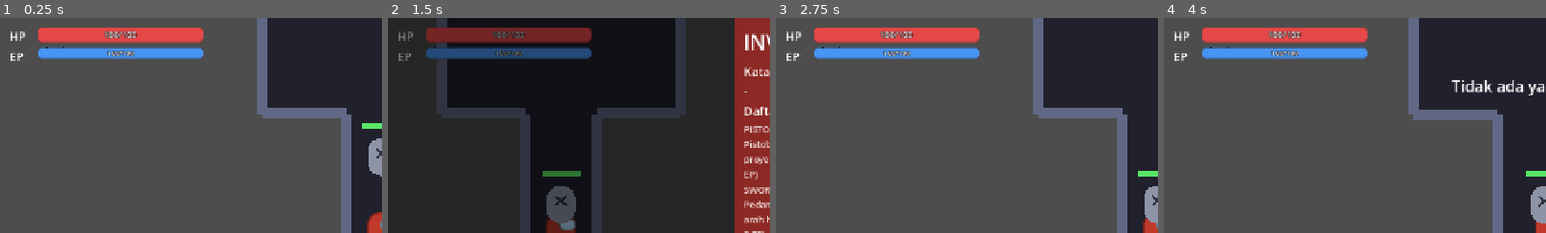
Above: before the commit, frames 1-4 (left to right).
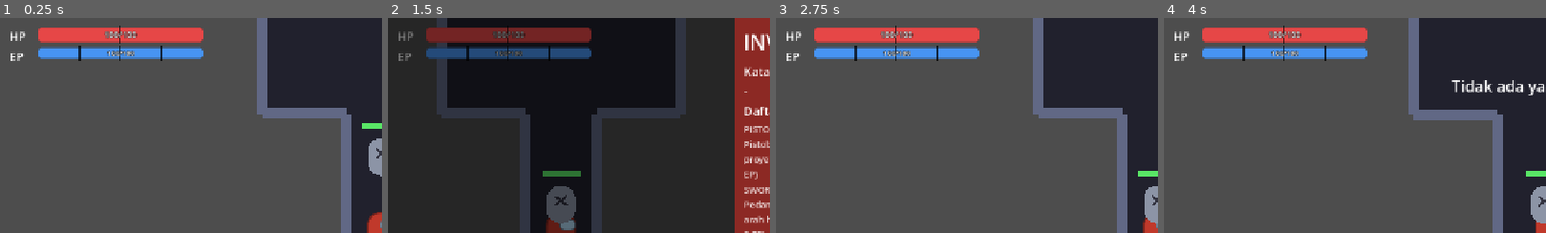
Above: after the commit, the same moments.

Repository: qualzecoat/SpellWar
Game: Godot game, scene res://scenes/main.tscn
Two runs of this game, one before a commit and one after it. Both use one fixed random seed, a clock stepped at 60 frames per second and the inputs below.
Inputs (mouse positions are % of the whole screen's width and height, from its top left):
- Up to frame 1 (0.25 s): no input
- Up to frame 2 (1.5 s): click "INVENTORY" at 0.5 s; click "DBG" at 1.25 s
- Up to frame 3 (2.75 s): click "← Kembali" at 2 s
- Up to frame 4 (4 s): click "DORONG" at 2.75 s; tap Enter at 3.5 s; drag from (12, 79) to (60, 28) at 3.52 s
The pictures show only the part of the screen within x 0-50%, y 0-50%; the shares and areas given below are measured in that part.

The runs differ from the first frame. In frame 1, 0.1% of the frame differs, in the area x 12-43%, y 3-20%; in frame 2, 0.1%; in frame 3, 0.1%; in frame 4, 0.1%.

Commit message:
BarSegments: sinkron rect paksa + garis ala HoK (menonjol atas-bawah)

Diff:
--- a/scripts/bar_segments.gd
+++ b/scripts/bar_segments.gd
@@ -1,17 +1,31 @@
 class_name BarSegments
 extends Control
-## Overlay garis segmentasi di atas ProgressBar: garis vertikal tipis tiap
-## `step` unit dari max saat ini (mis. HP tiap 50, EP tiap 25) — sehingga
-## saat stack spell word, "penebalan" bar terasa (segmen bertambah).
-## FIX 2026-10-13 (Fix 6).
+## Overlay garis segmentasi di atas ProgressBar ala Honor of Kings:
+## garis vertikal yang membagi bar jadi kolom-kolom sama besar
+## (HP tiap 50, EP tiap 25), otomatis ketengah mengikuti max saat ini.
+## Garis sedikit menonjol di atas & bawah bar agar jelas terlihat.
+## FIX 2026-10-13 (revisi): sinkron rect paksa tiap frame (anchor saja
+## terbukti tidak menutup bar dengan benar) + gaya HoK.
 
 var step := 50.0
 var max_value := 100.0
+var protrude := 3.0  # garis menonjol di atas & bawah bar (px)
 
 
 func _ready() -> void:
 	mouse_filter = Control.MOUSE_FILTER_IGNORE
 	set_anchors_preset(Control.PRESET_FULL_RECT)
+
+
+func _process(_delta: float) -> void:
+	# Sinkron paksa ke rect parent (ProgressBar) — jangan andalkan anchor saja.
+	var p := get_parent() as Control
+	if p != null:
+		if position != Vector2.ZERO:
+			position = Vector2.ZERO
+		if size != p.size:
+			size = p.size
+			queue_redraw()
 
 
 func set_params(p_step: float, p_max: float) -> void:
@@ -20,17 +34,13 @@
 	queue_redraw()
 
 
-func _notification(what: int) -> void:
-	if what == NOTIFICATION_RESIZED:
-		queue_redraw()
-
-
 func _draw() -> void:
-	if max_value <= 0.0 or step <= 0.0 or size.x <= 0.0:
+	if max_value <= 0.0 or step <= 0.0 or size.x <= 0.0 or size.y <= 0.0:
 		return
-	var k := 1
-	while k * step < max_value - 0.001:
-		var x := size.x * (k * step / max_value)
-		draw_line(Vector2(x, 1.0), Vector2(x, size.y - 1.0),
-			Color(0, 0, 0, 0.6), 2.0)
-		k += 1
+	# Jumlah kolom dibulatkan: garis selalu membagi rata & otomatis ketengah.
+	# Mis. max 100/step 50 -> 2 kolom -> 1 garis di tengah.
+	var n := maxi(1, int(round(max_value / step)))
+	for i in range(1, n):
+		var x := size.x * float(i) / float(n)
+		draw_line(Vector2(x, -protrude), Vector2(x, size.y + protrude),
+			Color(0, 0, 0, 0.75), 3.0)
